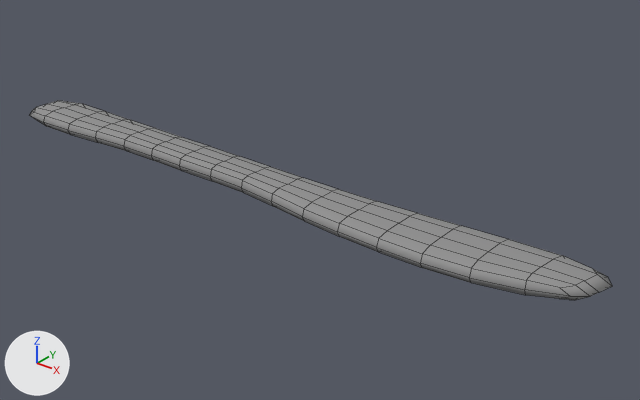
A saved change to the FBX model project/Assets/Models/Modular_assets/Knife/Knife.fbx.
One viewpoint serves both versions: a camera (50 mm lens) standing at (8.0, -10.52, 6.79) and looking at (-0.93, 0.64, -0.13). Lighting does not change. The marker at lower left points along +X, +Y and +Z. Mesh edges are drawn as thin lines. Where no turn or scale is listed for an object, it has been applied to the vertices.

Objects in the first picture: 'Knife1'.
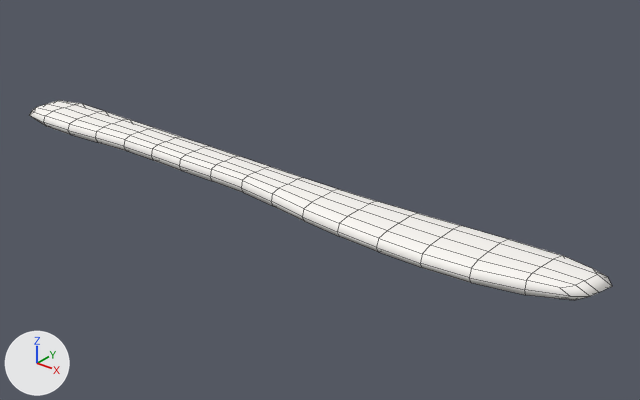
What the commit changed:
Picture 'Fork_lambert1_BaseColor.tif' (img_fork_lambert1_basecolor_tif) is new.
Material 'Knife_MAT' (mat_knife_mat) changes its picture from img_knife_lambert1_basecolor_tif to img_fork_lambert1_basecolor_tif.

Changed parts and their boxes [x1, y1, x2, y2] in the pictures (640 x 400 px):
'Knife1', surface changed (grey to white): [30, 101, 612, 300] in both
